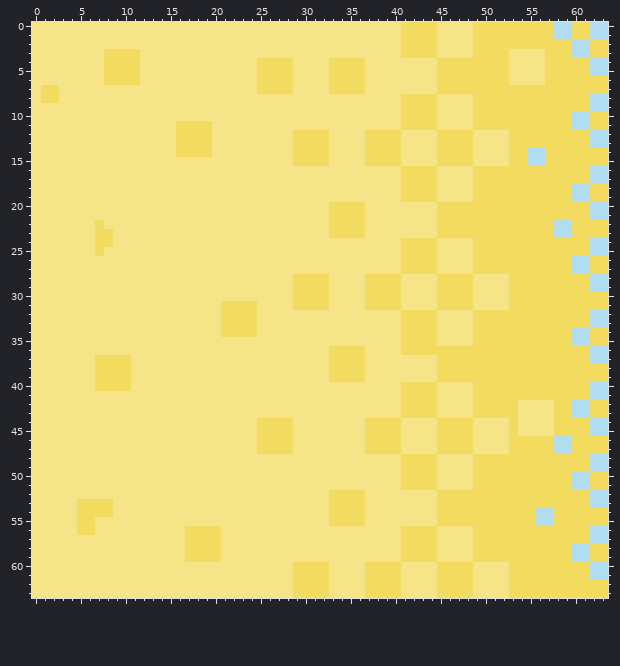
Two states of a pixel-art sprite, Assets/Map/Sand.png. This is how it looked before the edit.
The file is 256x256 pixels, drawn in blocks of 4x4; one block is one cell here.
After the commit:
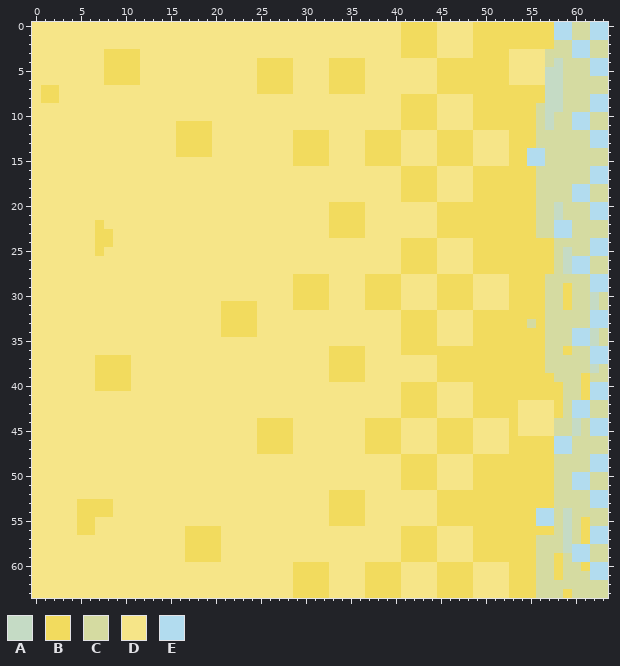
Palette (. is transparent): A #c5dbc5  B #f2db5e  C #d5dba1  D #f6e588  E #b2dcef
The commit says: Small changes to wake up Github
Change:
y 0..1: x 60..61 BB -> CC
y 2: x 58..59 BB -> CC; x 62..63 BB -> CC
y 3: x 57..59 BBB -> CCC; x 62..63 BB -> CC
y 4: x 57..61 BBBBB -> CACCC
y 5: x 57..61 BBBBB -> AACCC
y 6..7: x 57..63 BBBBBBB -> AACCCCC
y 8: x 57..61 BBBBB -> AACCC
y 9: x 56..61 BBBBBB -> CAACCC
y 10..11: x 56..59 BBBB -> CACC; x 62..63 BB -> CC
y 12..13: x 56..61 BBBBBB -> CCCCCC
y 14..15: x 57..63 BBBBBBB -> CCCCCCC
y 16..17: x 56..61 BBBBBB -> CCCCCC
y 18..19: x 56..59 BBBB -> CCCC; x 62..63 BB -> CC
y 20..21: x 56..61 BBBBBB -> CCACCC
y 22..23: x 56..57 BB -> CC; x 60..63 BBBB -> CCCC
y 24: x 58..61 BBBB -> CCCC
y 25: x 58..61 BBBB -> CACC
y 26..27: x 58..59 BB -> CA; x 62..63 BB -> CC
y 28: x 57..61 BBBBB -> CCCCC
y 29: x 57..58 BB -> CC; x 60..61 BB -> CC
y 30..31: x 57..58 BB -> CC; x 60..63 BBBB -> CCAC
y 32: x 57..61 BBBBB -> CCCCC
y 33: x 55 B -> C; x 57..61 BBBBB -> CCCCC
y 34..35: x 57..59 BBB -> CCC; x 62..63 BB -> AC
y 36: x 57..58 BB -> CC; x 60..61 BB -> CC
y 37: x 57..61 BBBBB -> CCCCC
y 38: x 57..63 BBBBBBB -> CCCCCAC
y 39: x 58..60 BBB -> CCC; x 62..63 BB -> CC
y 40..41: x 59..60 BB -> CC
y 42..43: x 59 B -> C; x 62..63 BB -> CC
y 44..45: x 58..61 BBBB -> CCAC
y 46..47: x 60..63 BBBB -> CCCC
y 48..49: x 58..61 BBBB -> CCCC
y 50..51: x 58..59 BB -> CC; x 62..63 BB -> CC
y 52..53: x 58..61 BBBB -> CCCC
y 54: x 58..63 BBBBBB -> CACCCC
y 55: x 58..60 BBB -> CAC; x 62..63 BB -> CC
y 56: x 58..60 BBB -> CAC
y 57: x 56..60 BBBBB -> CCCAC
y 58: x 56..59 BBBB -> CCCA; x 62..63 BB -> CC
y 59: x 56..57 BB -> CC; x 59 B -> C; x 62..63 BB -> CC
y 60: x 56..57 BB -> CC; x 59..60 BB -> CC
y 61: x 56..57 BB -> CC; x 59..61 BBB -> CCC
y 62: x 56..63 BBBBBBBB -> CCCCCCCC
y 63: x 56..58 BBB -> CCC; x 60..63 BBBB -> CCCC
Boxes around the changes in both pictures, in picture pixels (x1, y1, x2, y2):
changed: (527, 22, 608, 598)
